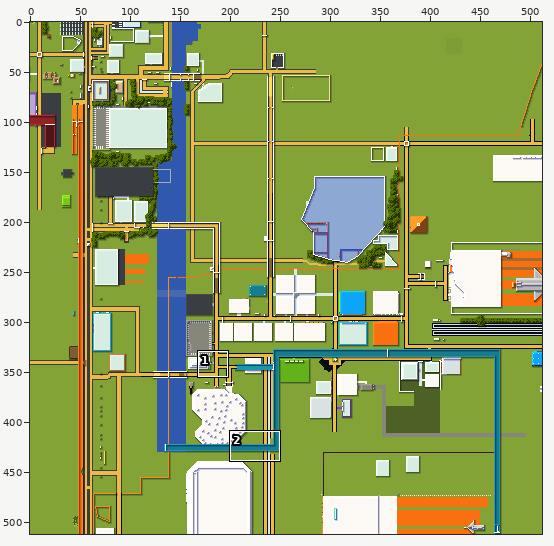
Sprite sheet -- tiles/0,0.png. The picture above shows the old version from afar; the outline marks the close-up.
Close-up. As it was:
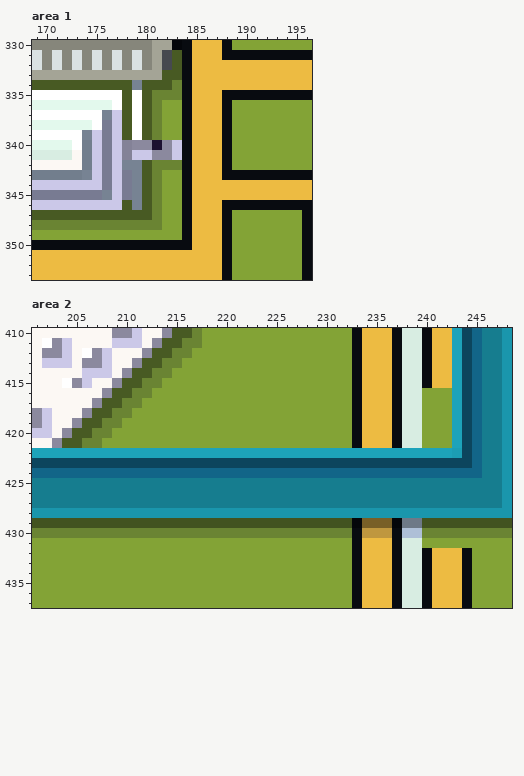
The file is 512x512 pixels. Colours within 5 levels of each other are drawn and written as one. Shown: area 1: x 169..196, y 330..353; area 2: x 201..248, y 410..437. The commit also changed other parts of the picture, which this record leaves out.
After:
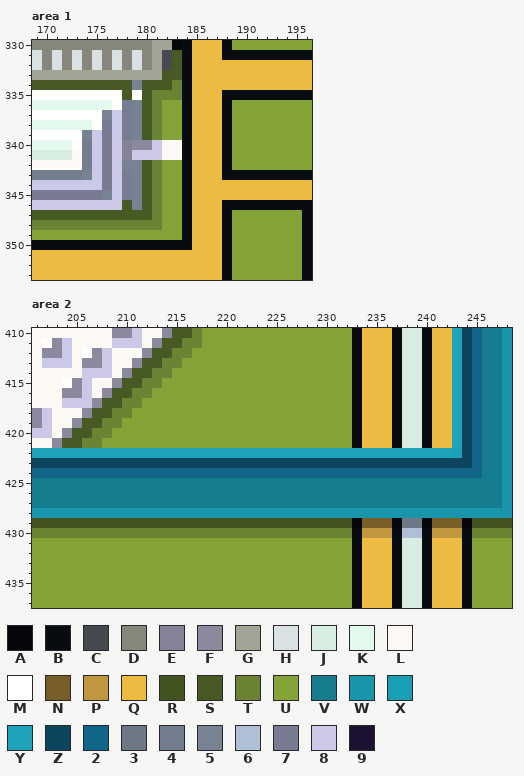
Palette (. is transparent): A #04060a  B #080b10  C #46494f  D #86867b  E #848297  F #8b899e  G #a4a496  H #dae1e2  J #d8ede2  K #e3f9ed  L #fcf8f4  M #ffffff  N #785f27  P #bf973f  Q #edbb42  R #425320  S #485a23  T #6a8433  U #83a336  V #167d8f  W #1a96ac  X #1c9eb4  Y #1da3ba  Z #0c455d  2 #126588  3 #6e7987  4 #727e8d  5 #778393  6 #aebfd7  7 #787b92  8 #cbc8e8  9 #1c1130
What changed:
{"where": "area 1"}
{"y":336,"x":178,"old":"SM","new":"75"}
{"y":337,"x":178,"old":"SM","new":"75"}
{"y":338,"x":178,"old":"SM","new":"75"}
{"y":339,"x":178,"old":"SM","new":"75"}
{"y":340,"x":181,"old":"9F8","new":"8LL"}
{"y":341,"x":181,"old":"FF8","new":"8LL"}
{"y":342,"x":182,"old":"TT","new":"UU"}
{"where": "area 2"}
{"y":416,"x":204,"old":"LLL","new":"FF8"}
{"y":416,"x":240,"old":"UUU","new":"BQQ"}
{"y":417,"x":204,"old":"LLL","new":"888"}
{"y":417,"x":240,"old":"UUU","new":"BQQ"}
{"y":418,"x":240,"old":"UUU","new":"BQQ"}
{"y":419,"x":240,"old":"UUU","new":"BQQ"}
{"y":420,"x":240,"old":"UUU","new":"BQQ"}
{"y":421,"x":240,"old":"UUU","new":"BQQ"}
{"y":429,"x":240,"old":"RRRRR","new":"ANNNA"}
{"y":430,"x":240,"old":"TTTTT","new":"BPPPB"}
{"y":431,"x":240,"old":"UUUUU","new":"BQQQB"}
{"label":"changed","picture_box":[122,100,182,170]}
{"label":"changed","picture_box":[62,388,92,408]}
{"label":"changed","picture_box":[422,388,452,448]}
{"label":"changed","picture_box":[422,518,472,548]}
